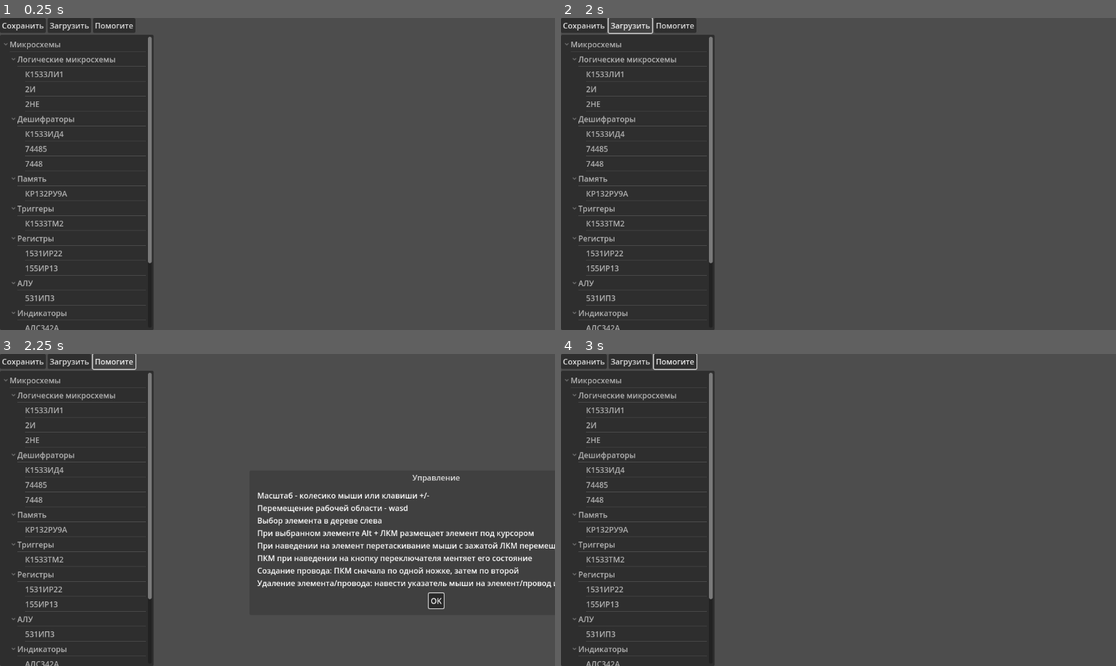
Above: before the commit, frames 1-4 (two rows, left to right).
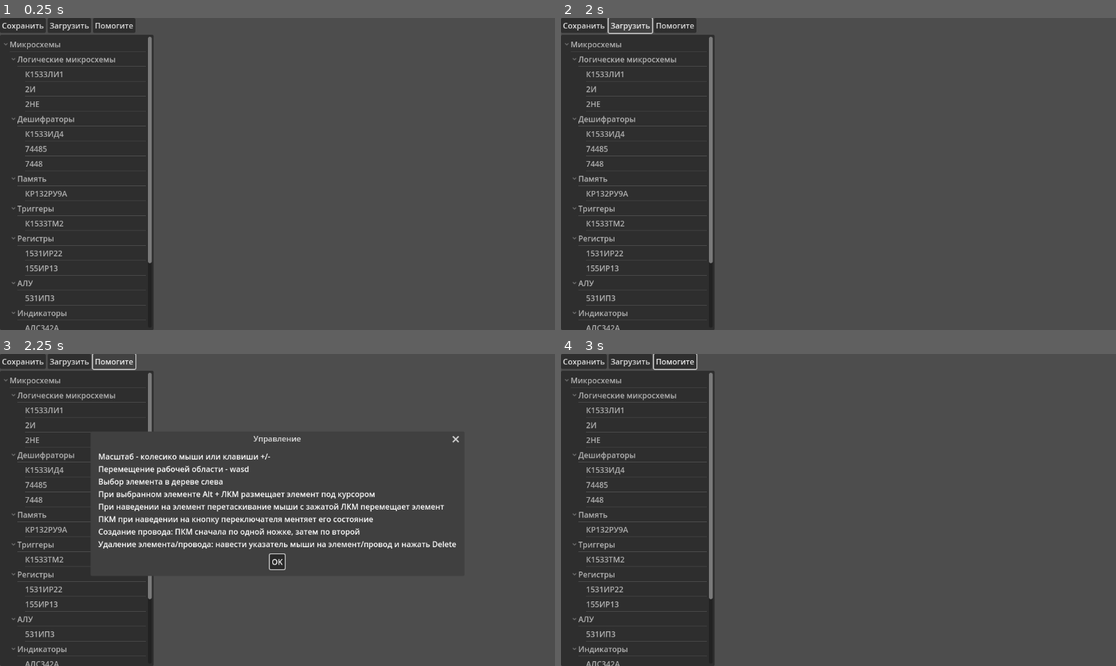
Above: after the commit, the same moments.

Repository: Andrien777/tvbuilder-m
Game: Godot game, scene res://ui/main_scene.tscn
Two runs of this game, one before a commit and one after it. Both use one fixed random seed, a clock stepped at 60 frames per second and the inputs below. The engine's default icon, where the game draws it, is replaced by a stand-in: a white triangle on a blue panel in a dark square.
Inputs:
- Up to frame 1 (0.25 s): no input
- Up to frame 2 (2 s): click "Сохранить" at 0.5 s; click "Загрузить" at 1.25 s
- Up to frame 3 (2.25 s): click "Помогите" at 2 s
- Up to frame 4 (3 s): click "OK" at 2.75 s

Frames 1-2 are identical in both runs. In frame 3, 6.7% of the frame differs, in the area x 17-100%, y 24-82%; in frame 4, nothing differs.

Commit message:
added some resources

Diff:
--- a/components/circuit_component.gd
+++ b/components/circuit_component.gd
@@ -36,8 +36,8 @@
 	width = spec.width
 	texture = spec.texture
 	#var texture = load(spec.texture)
-
-	sprite.modulate = Color(0.0, 0.0, 0.0, 1.0)
+	#sprite.scale = Vector2(0.1,0.1)
+	#sprite.modulate = Color(0.0, 0.0, 0.0, 1.0)
 	# Render texture and set height-width
 	#Label
 	if(display_name_label):
--- a/components/ic/configs/K1533LI1.json
+++ b/components/ic/configs/K1533LI1.json
@@ -3,7 +3,7 @@
 	"num_pins": 14,
 	"height": 25,
 	"width": 25,
-	"texture": "",
+	"texture": "res://graphics/legacy/ic/14leg_1.png",
 	"pinSpecifications": [
 		{
 			"index": 1,
--- a/components/ic/configs/switch.json
+++ b/components/ic/configs/switch.json
@@ -3,7 +3,7 @@
 	"num_pins": 1,
 	"height": 25,
 	"width": 25,
-	"texture": "res://components/ic/ic2.svg",
+	"texture": "res://graphics/legacy/ic/sw_background_2x.png",
 	"pinSpecifications": [
 		{
 			"index": 1,
--- a/ui/main_scene.tscn
+++ b/ui/main_scene.tscn
@@ -87,6 +87,7 @@
 script = ExtResource("3_q10ex")
 
 [node name="SaveAsFileDialog" type="FileDialog" parent="."]
+auto_translate_mode = 1
 initial_position = 4
 size = Vector2i(500, 400)
 show_hidden_files = true
@@ -94,6 +95,7 @@
 script = ExtResource("4_5cvoo")
 
 [node name="LoadFileDialog" type="FileDialog" parent="."]
+auto_translate_mode = 1
 title = "Open a File"
 initial_position = 4
 size = Vector2i(500, 400)
@@ -105,8 +107,10 @@
 script = ExtResource("5_656tm")
 
 [node name="HelpDialog" type="AcceptDialog" parent="."]
+auto_translate_mode = 1
 title = "Управление"
 initial_position = 1
+size = Vector2i(760, 262)
 dialog_text = "Масштаб - колесико мыши или клавиши +/-
 Перемещение рабочей области - wasd
 Выбор элемента в дереве слева
